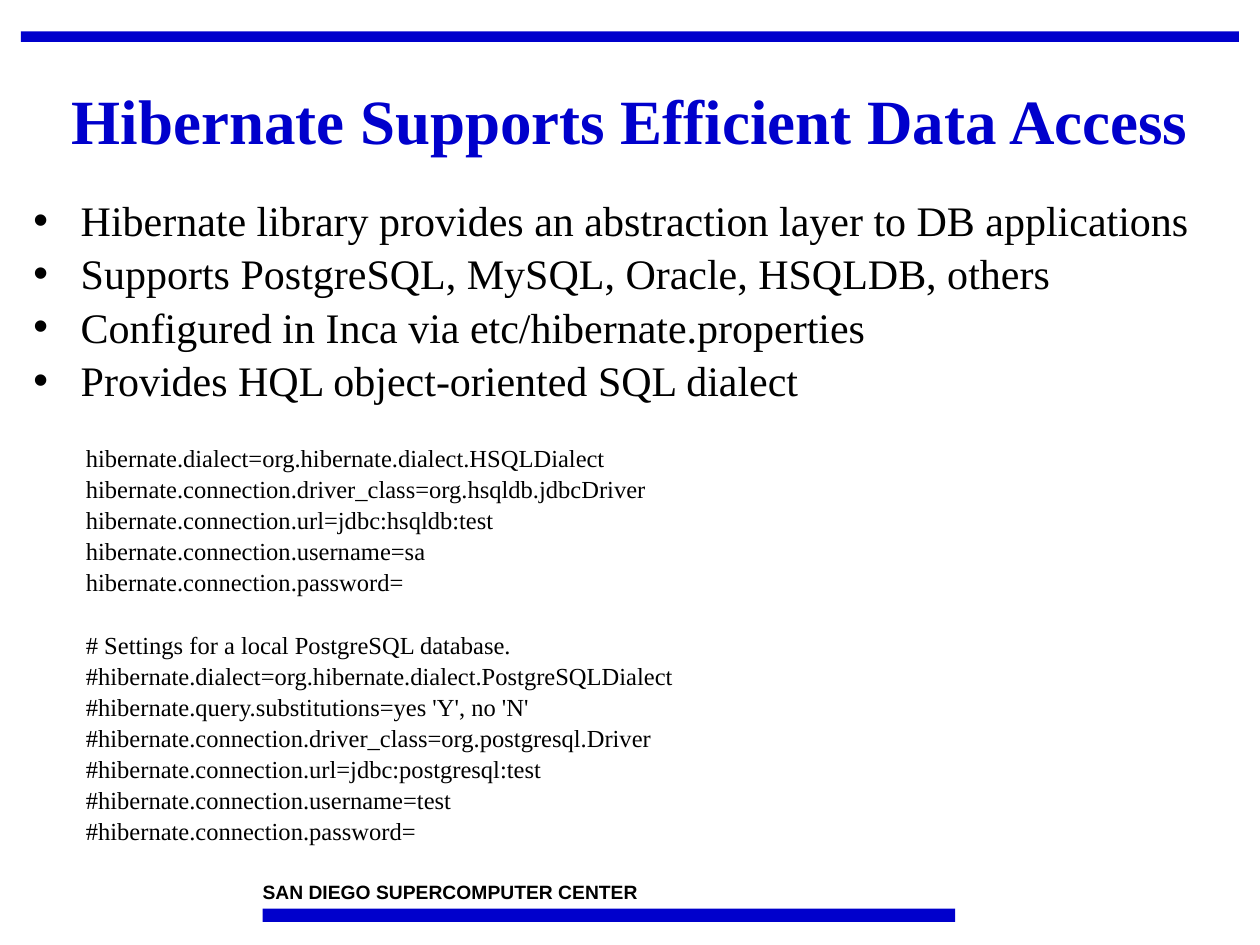
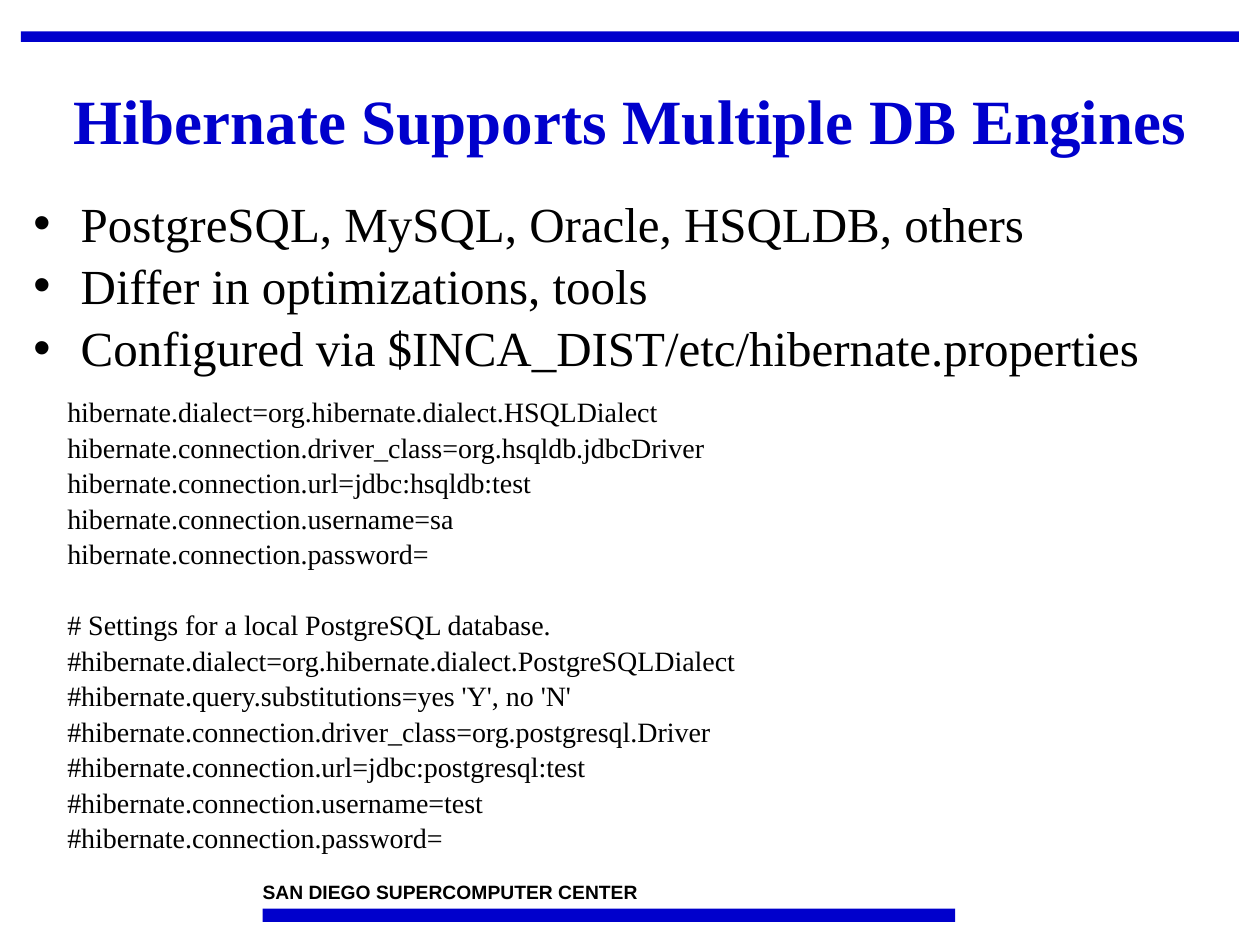
Before and after one commit to IncaProject/inca-xsede, a slide deck: slide 9 of talks/2008workshop/depot.ppt (slide 4 before the commit). Drawn at 1260x945 pixels with LibreOffice and Linux fonts; fonts in the diff are those of the drawing; background and template pictures are left out. Boxes give left, top, right and bottom in pixels: in the first picture for what was removed or moved away, otherwise in the second. Text is boxed around its words. In the diff, an @@ line names an element or a change of style, - is before the commit and + after.

```diff
--- a/talks/2008workshop/depot.ppt
+++ b/talks/2008workshop/depot.ppt
@@ title at [73, 100, 1185, 156]: text changed @@
-Hibernate Supports Efficient Data Access
+Hibernate Supports Multiple DB Engines
@@ text at [81, 208, 1139, 376]: text changed; size 24 to 28 pt @@
-• Hibernate library provides an abstraction layer to DB applications
-• Supports PostgreSQL, MySQL, Oracle, HSQLDB, others
-• Configured in Inca via etc/hibernate.properties
-• Provides HQL object-oriented SQL dialect
+• PostgreSQL, MySQL, Oracle, HSQLDB, others
+• Differ in optimizations, tools
+• Configured via $INCA_DIST/etc/hibernate.properties
@@ text "hibernate.dialect=org.hibernate.dialect.HSQLDialect": place and size @@
-text "hibernate.dialect=org.hibernate.dialect.HSQLDialect" at [86, 450, 673, 846]
+text "hibernate.dialect=org.hibernate.dialect.HSQLDialect" at [67, 402, 735, 854]
@@ text "hibernate.dialect=org.hibernate.dialect.HSQLDialect" at [67, 402, 735, 854]: size 14 to 16 pt @@
```
Also in this commit, not shown: 6 other slides changed, 4 slides added, 1 slide removed.
